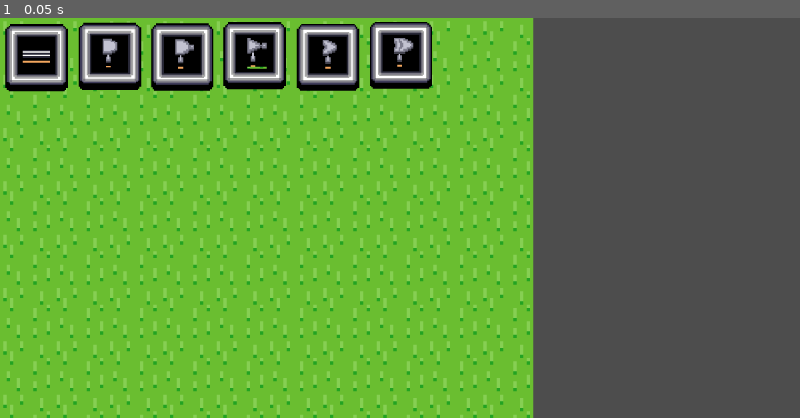
Above: before the commit, frame 1.
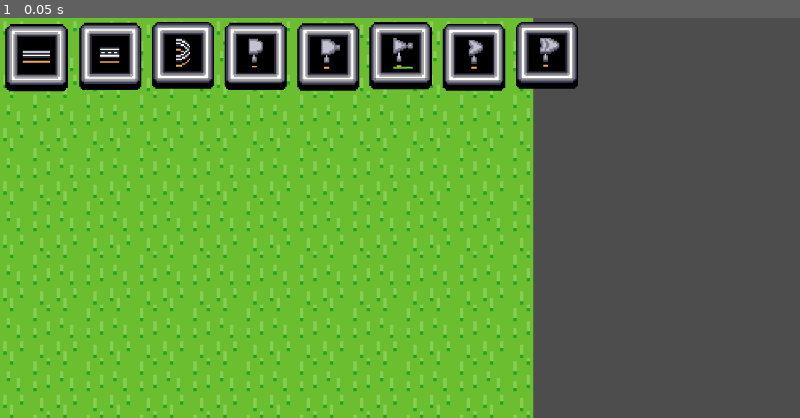
Above: after the commit, the same moment.

Repository: eKiepuszewskiTUE/TrafficBeepBeep
Game: Godot game, scene res://Scenes/main_game.tscn
The game is run twice, just before and just after one commit, with the same random seed, the same clock (stepped at 60 frames per second) and the same inputs.
Inputs:
- Up to frame 1 (0.05 s): no input

The runs differ from the first frame. In frame 1, 4.9% of the frame differs, in the area x 9-73%, y 1-19%.

Commit message:
Added 2 more road types to UI
We still need to make it so that we can change the tile type in the main game should we make 2 sperate scene for road types?

Diff:
--- a/UI.gd
+++ b/UI.gd
@@ -20,3 +20,8 @@
 
 func _on_road_button_pressed():
 	gate_selected.emit("Road")
+
+func _on_road_2_button_pressed():
+	gate_selected.emit("Road2")
+func _on_road_3_button_pressed():
+	gate_selected.emit("Road2")
--- a/UI.tscn
+++ b/UI.tscn
@@ -6,7 +6,9 @@
 [ext_resource type="Texture2D" uid="uid://c28tglvyrrfu4" path="res://inventorySprites/InvSelect.png" id="2_pyhli"]
 [ext_resource type="Texture2D" uid="uid://qeyvqdenoglw" path="res://inventorySprites/InvNand.png" id="3_6aalx"]
 [ext_resource type="Texture2D" uid="uid://ds4kcm2bkj6qy" path="res://inventorySprites/InvNot.png" id="4_pyyvr"]
+[ext_resource type="Texture2D" uid="uid://be3fpw0u8avqv" path="res://inventorySprites/InvRoad2L.png" id="4_w2f4d"]
 [ext_resource type="Texture2D" uid="uid://ftoedvx6p6nm" path="res://inventorySprites/InvOr.png" id="5_a8ndo"]
+[ext_resource type="Texture2D" uid="uid://cnmiiaskuw2xw" path="res://inventorySprites/InvRoadS.png" id="5_my10s"]
 [ext_resource type="Texture2D" uid="uid://ds526eeuoyt1d" path="res://inventorySprites/InvXor.png" id="6_7fd3y"]
 
 [node name="UI" type="Control"]
@@ -28,6 +30,16 @@
 [node name="Road_Button" type="TextureButton" parent="HBoxContainer"]
 layout_mode = 2
 texture_normal = ExtResource("2_jpo4s")
+texture_pressed = ExtResource("2_pyhli")
+
+[node name="Road2_Button" type="TextureButton" parent="HBoxContainer"]
+layout_mode = 2
+texture_normal = ExtResource("4_w2f4d")
+texture_pressed = ExtResource("2_pyhli")
+
+[node name="Road3_Button" type="TextureButton" parent="HBoxContainer"]
+layout_mode = 2
+texture_normal = ExtResource("5_my10s")
 texture_pressed = ExtResource("2_pyhli")
 
 [node name="AND_Button" type="TextureButton" parent="HBoxContainer"]
@@ -56,6 +68,8 @@
 texture_pressed = ExtResource("2_pyhli")
 
 [connection signal="pressed" from="HBoxContainer/Road_Button" to="." method="_on_road_button_pressed"]
+[connection signal="pressed" from="HBoxContainer/Road2_Button" to="." method="_on_road_2_button_pressed"]
+[connection signal="pressed" from="HBoxContainer/Road3_Button" to="." method="_on_road_3_button_pressed"]
 [connection signal="pressed" from="HBoxContainer/AND_Button" to="." method="_on_and_button_pressed"]
 [connection signal="pressed" from="HBoxContainer/NAND_Button" to="." method="_on_nand_button_pressed"]
 [connection signal="pressed" from="HBoxContainer/NOT_Button" to="." method="_on_not_button_pressed"]
Not shown: 1 places in UI.tscn that only renumber resources
